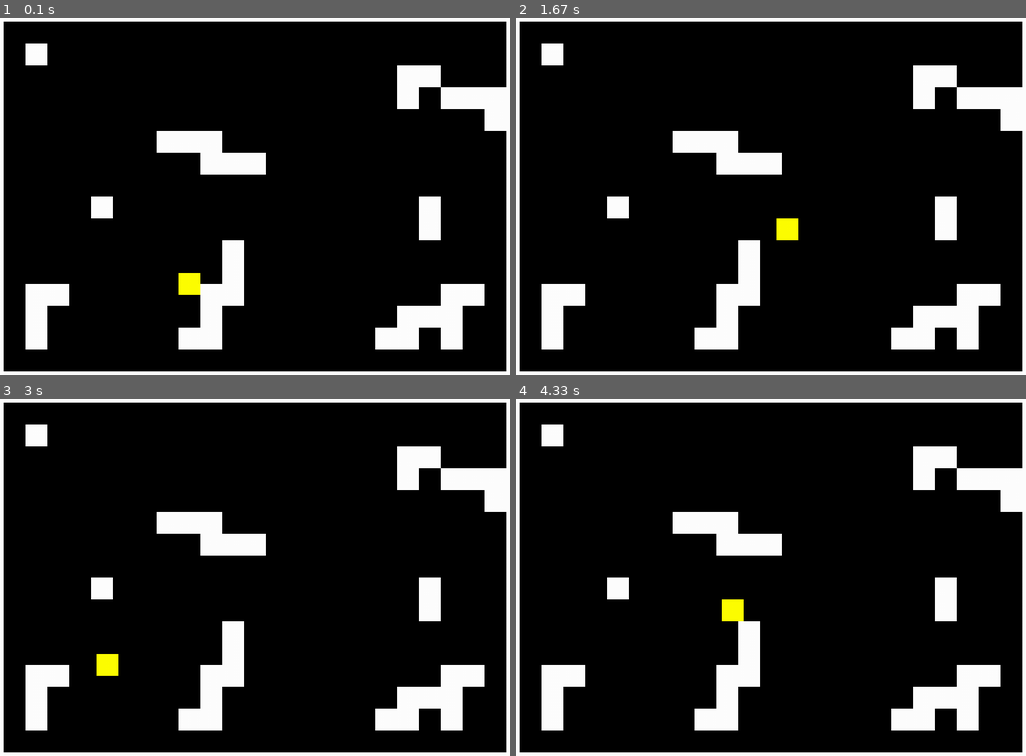
Above: before the commit, frames 1-4 (two rows, left to right).
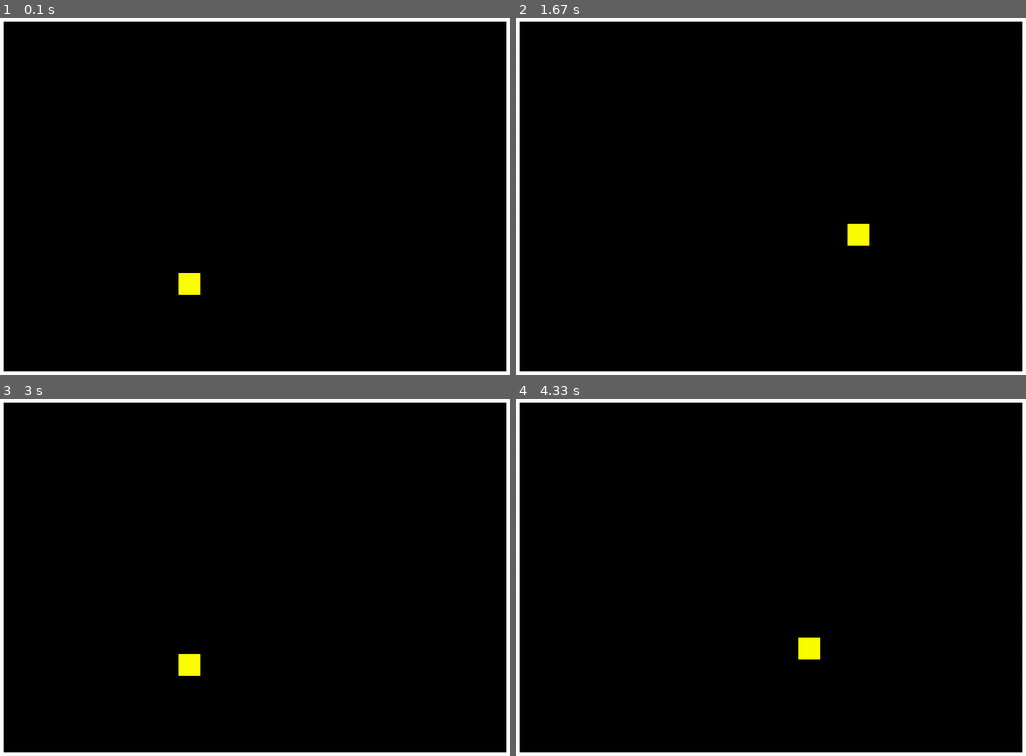
Above: after the commit, the same moments.

Repository: bhornby/Hornby-Classwork
Game: pygame game, started from python/Mini Project/Mini proj.py
Same seed, same stepped clock (60 frames per second), same inputs: the game is played once before the commit and once after it.
Inputs:
- Up to frame 1 (0.1 s): no input
- Up to frame 2 (1.67 s): hold Right 0.33-0.8 s; hold Up 0.83-1.13 s; hold Right 1.17-1.63 s
- Up to frame 3 (3 s): hold Left 1.67-2.2 s; hold Down 2.23-2.53 s; hold Left 2.57-2.97 s
- Up to frame 4 (4.33 s): hold Up 3-3.37 s; hold Right 3.4-4.03 s; hold Down from 4.07 s (still down)

The runs differ from the first frame. In frame 1, 9.4% of the frame differs, in the area x 5-100%, y 7-93%; in frame 2, 10%; in frame 3, 10%; in frame 4, 10%.

Commit message:
Update Mini proj.py

Diff:
--- a/python/Mini Project/Mini proj.py
+++ b/python/Mini Project/Mini proj.py
@@ -70,23 +70,36 @@
     #end procedure
 #end class
 
+class Car(pygame.sprite.Sprite):
+    def __init__(self,colour,width,height,x,y):
+        super().__init__()
+        self.image = pygame.Surface([width,height])
+        self.image.fill(colour)
+        self.rect = self.image.get_rect()
+        self.rect.x = x
+        self.rect.y = y
+    #end procedure
+#end class
+
+
+
 map = [
        [1,1,1,1,1,1,1,1,1,1,1,1,1,1,1,1,1,1,1,1,1,1,1,1,1],
+       [1,0,0,0,0,0,0,0,0,0,0,0,0,0,0,0,0,0,0,0,0,0,0,2,1],
+       [1,0,0,0,0,0,0,0,0,0,0,0,0,0,0,0,0,0,0,0,0,0,0,2,1],
        [1,0,0,0,0,0,0,0,0,0,0,0,0,0,0,0,0,0,0,0,0,0,0,0,1],
-       [1,0,1,0,0,0,0,0,0,0,0,0,0,0,0,0,0,0,0,0,0,0,0,0,1],
-       [1,0,0,0,0,0,0,0,0,0,0,0,0,0,0,0,0,0,0,1,1,0,0,0,1],
-       [1,0,0,0,0,0,0,0,0,0,0,0,0,0,0,0,0,0,0,1,0,1,1,1,1],
-       [1,0,0,0,0,0,0,0,0,0,0,0,0,0,0,0,0,0,0,0,0,0,0,1,1],
-       [1,0,0,0,0,0,0,0,1,1,1,0,0,0,0,0,0,0,0,0,0,0,0,0,1],
-       [1,0,0,0,0,0,0,0,0,0,1,1,1,0,0,0,0,0,0,0,0,0,0,0,1],
+       [1,0,0,0,0,0,0,0,0,0,0,0,0,0,0,0,0,0,0,0,0,0,0,2,1],
+       [1,0,0,0,0,0,0,0,0,0,0,0,0,0,0,0,0,0,0,0,0,0,0,2,1],
+       [1,0,0,0,0,0,0,0,0,0,0,0,0,0,0,0,0,0,0,0,0,0,0,2,1],
        [1,0,0,0,0,0,0,0,0,0,0,0,0,0,0,0,0,0,0,0,0,0,0,0,1],
-       [1,0,0,0,0,1,0,0,0,0,0,0,0,0,0,0,0,0,0,0,1,0,0,0,1],
-       [1,0,0,0,0,0,0,0,0,0,0,0,0,0,0,0,0,0,0,0,1,0,0,0,1],
-       [1,0,0,0,0,0,0,0,0,0,0,1,0,0,0,0,0,0,0,0,0,0,0,0,1],
-       [1,0,0,0,0,0,0,0,0,0,0,1,0,0,0,0,0,0,0,0,0,0,0,0,1],
-       [1,0,1,1,0,0,0,0,0,0,1,1,0,0,0,0,0,0,0,0,0,1,1,0,1],
-       [1,0,1,0,0,0,0,0,0,0,1,0,0,0,0,0,0,0,0,1,1,1,0,0,1],
-       [1,0,1,0,0,0,0,0,0,1,1,0,0,0,0,0,0,0,1,1,0,1,0,0,1],
+       [1,0,0,0,0,0,0,0,0,0,0,0,0,0,0,0,0,0,0,0,0,0,0,2,1],
+       [1,0,0,0,0,0,0,0,0,0,0,0,0,0,0,0,0,0,0,0,0,0,0,0,1],
+       [1,0,0,0,0,0,0,0,0,0,0,0,0,0,0,0,0,0,0,0,0,0,0,0,1],
+       [1,0,0,0,0,0,0,0,0,0,0,0,0,0,0,0,0,0,0,0,0,0,0,0,1],
+       [1,0,0,0,0,0,0,0,0,0,0,0,0,0,0,0,0,0,0,0,0,0,0,2,1],
+       [1,0,0,0,0,0,0,0,0,0,0,0,0,0,0,0,0,0,0,0,0,0,0,0,1],
+       [1,0,0,0,0,0,0,0,0,0,0,0,0,0,0,0,0,0,0,0,0,0,0,2,1],
+       [1,0,0,0,0,0,0,0,0,0,0,0,0,0,0,0,0,0,0,0,0,0,0,2,1],
        [1,0,0,0,0,0,0,0,0,0,0,0,0,0,0,0,0,0,0,0,0,0,0,0,1],
        [1,1,1,1,1,1,1,1,1,1,1,1,1,1,1,1,1,1,1,1,1,1,1,1,1],
     ]
@@ -97,9 +110,11 @@
 all_sprite_group.add(my_player)
 
 wall_group = pygame.sprite.Group()
+car_group = pygame.sprite.Group()
 
 x = 0
 y = 0
+
 
 for row in map:
     for column in row:
@@ -114,6 +129,16 @@
     y = y + 40
 #next row
 
+for row in map:
+    for column in row:
+        if column == 2:
+            my_car = Car(RED,40,40,x,y)
+            all_sprite_group.add(my_car)
+            car_group.add(my_car)
+        x = x + 40
+    #next column
+    x = 0
+    y = y + 40
 
 pygame.init()
 #game loop
@@ -133,9 +158,9 @@
             elif event.key == pygame.K_DOWN:
                 my_player.player_set_speed(0,5)
 
-        '''elif event.type == pygame.KEYUP:
+        elif event.type == pygame.KEYUP:
             if event.key == pygame.K_RIGHT or event.key == pygame.K_LEFT or event.key == pygame.K_UP or event.key == pygame.K_DOWN:
-                my_player.player_set_speed(0,0)'''
+                my_player.player_set_speed(0,0)
 
 
 
